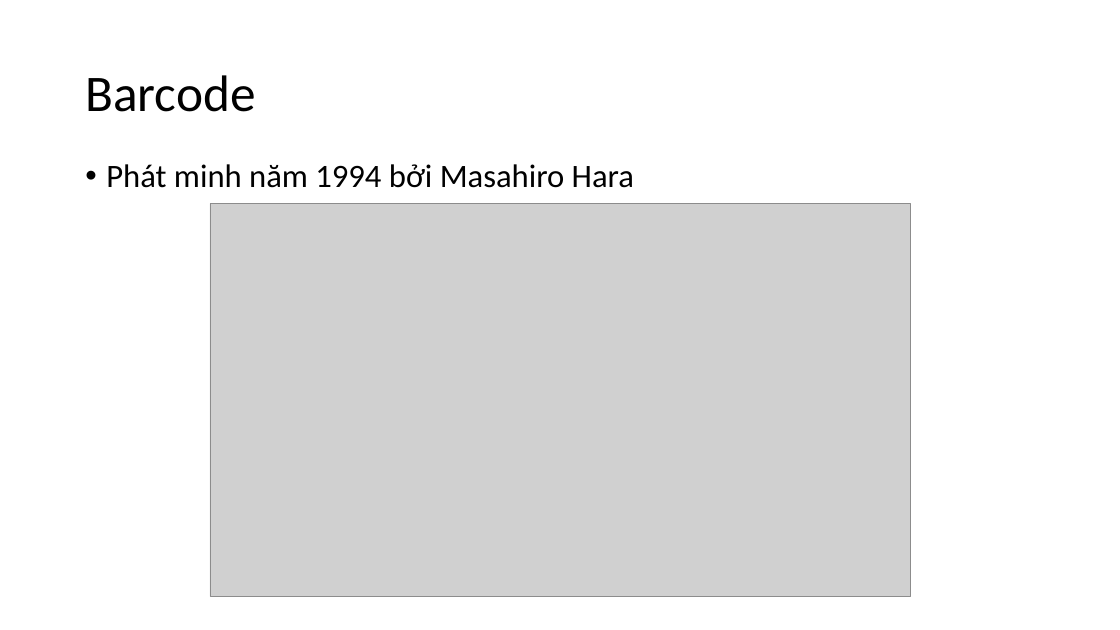
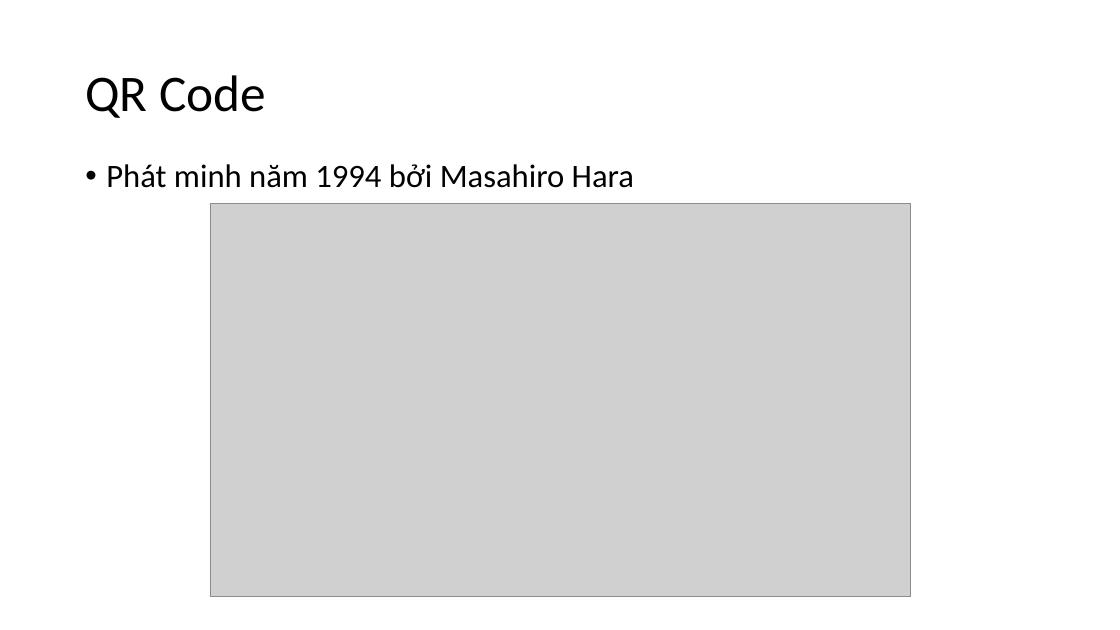
Before and after one commit to nguyenduyhanlam/Information_Security, a slide deck: slide 10 of QR code.pptx (slide 7 before the commit). Drawn at 1120x630 pixels with LibreOffice and Linux fonts; fonts in the diff are those of the drawing; grey boxes stand for pictures. Boxes give left, top, right and bottom in pixels: in the first picture for what was removed or moved away, otherwise in the second. Text is boxed around its words. In the diff, an @@ line names an element or a change of style, - is before the commit and + after.

```diff
--- a/QR code.pptx
+++ b/QR code.pptx
@@ title at <box>85,75,266,118</box>: text changed @@
-Barcode
+QR Code
```
Also in this commit, not shown: 1 other slide changed, 7 slides added, 2 other files.
